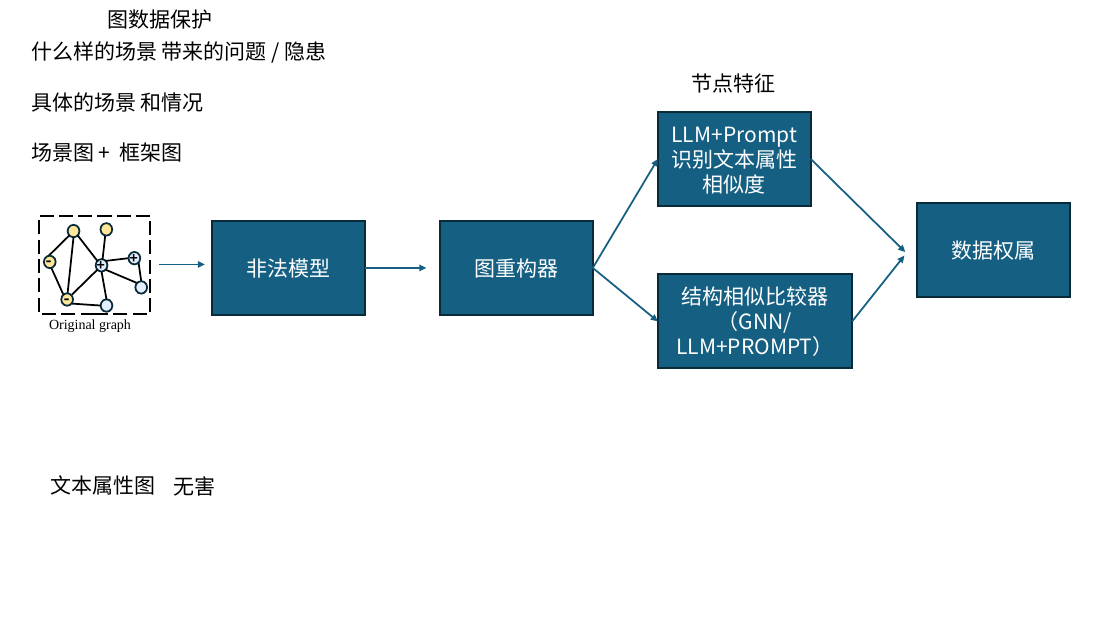
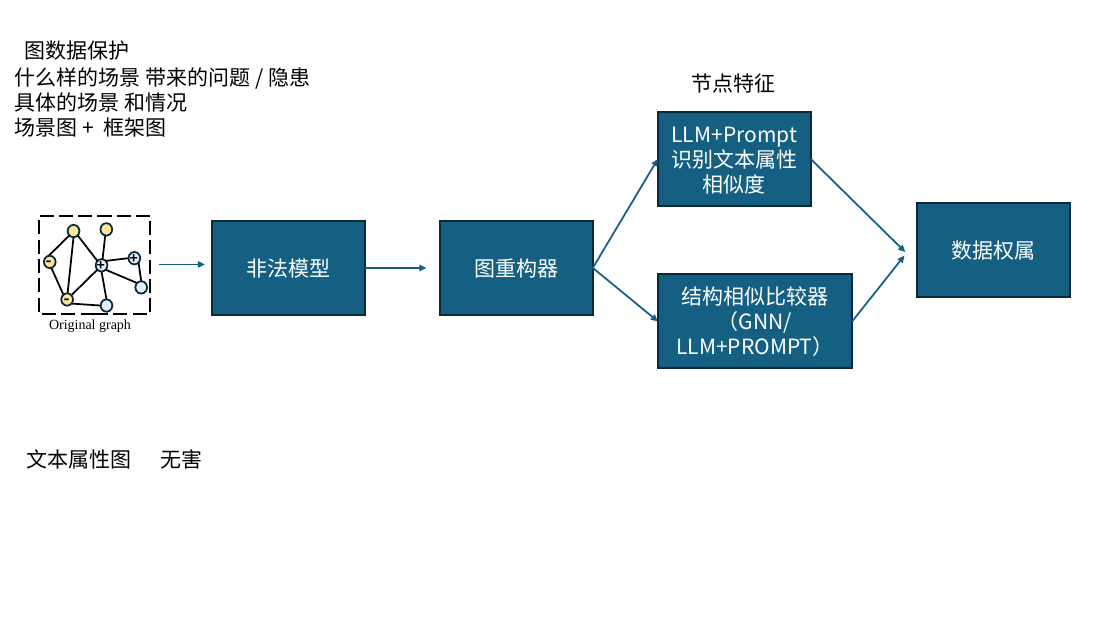
Before and after one commit to renhai1/text-graph-dov, a slide deck: slide 8 of 2025-08-14.pptx. Drawn at 1120x630 pixels with LibreOffice and Linux fonts; fonts in the diff are those of the drawing. Boxes give left, top, right and bottom in pixels: in the first picture for what was removed or moved away, otherwise in the second. Text is boxed around its words. In the diff, an @@ line names an element or a change of style, - is before the commit and + after.

Commit message:
场景图

```diff
--- a/2025-08-14.pptx
+++ b/2025-08-14.pptx
@@ text "图数据保护" moved from (x1=108, y1=9, x2=213, y2=29) to (x1=25, y1=40, x2=130, y2=60) @@
@@ text "什么样的场景 带来的问题 / 隐患" rewrapped from (x1=31, y1=41, x2=326, y2=162) to (x1=15, y1=67, x2=310, y2=137) @@
@@ text "文本属性图" moved from (x1=50, y1=475, x2=155, y2=495) to (x1=26, y1=449, x2=131, y2=469) @@
@@ text "无害" moved from (x1=173, y1=476, x2=215, y2=496) to (x1=161, y1=449, x2=203, y2=469) @@
```
Also in this commit, not shown: 2 slides added.
